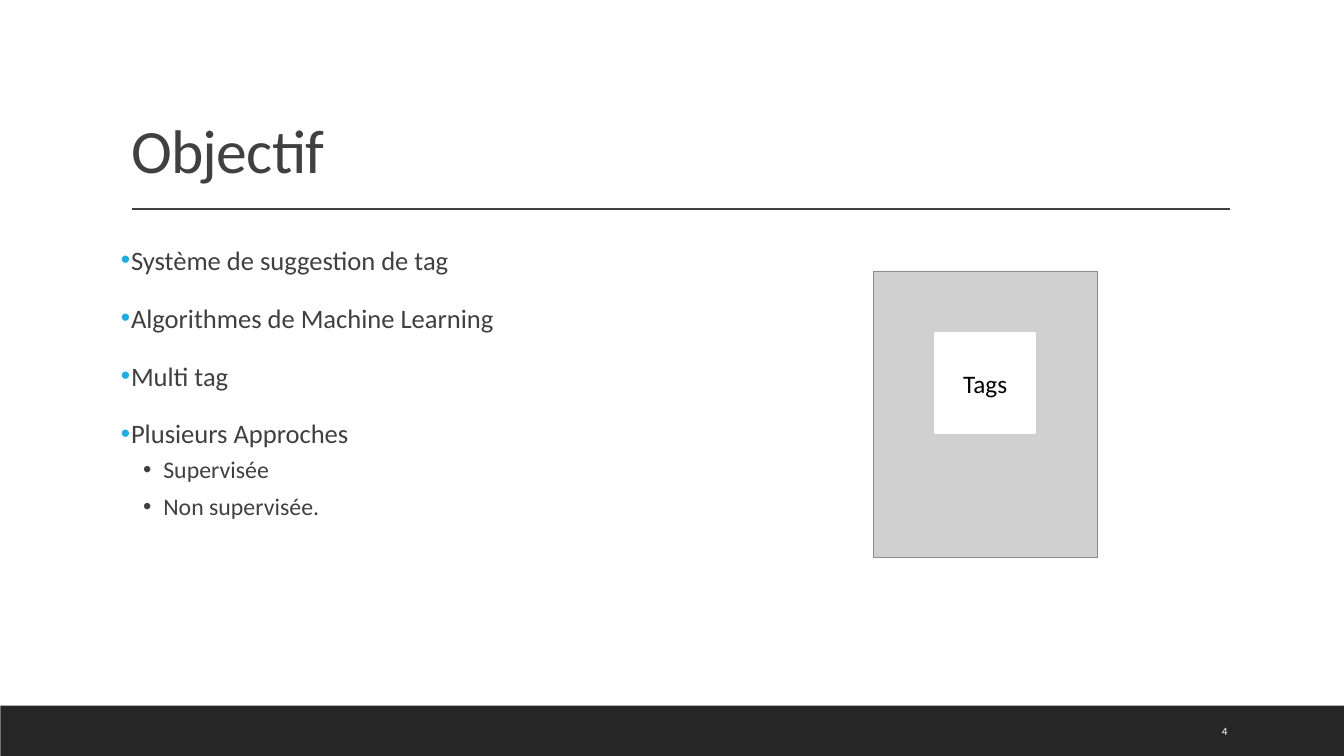
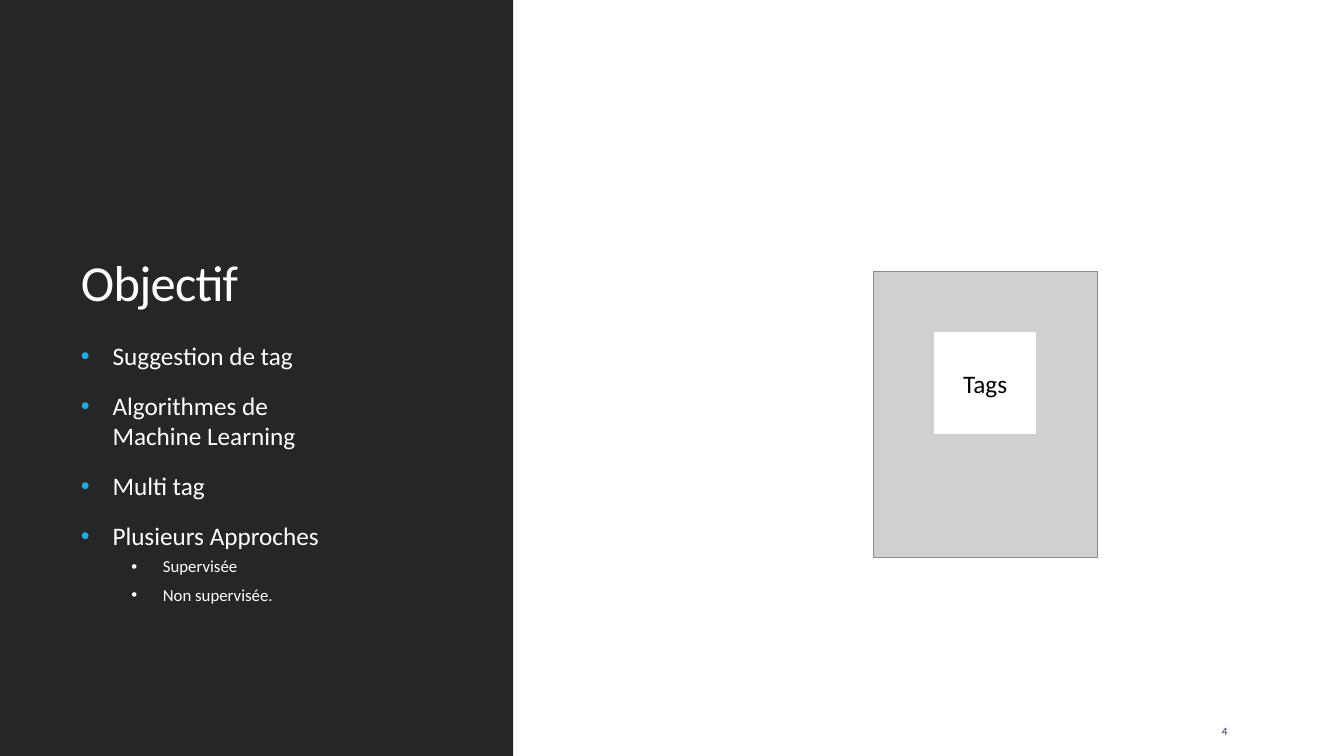
Before and after one commit to EricJacquesPro/TextCategorization, a slide deck: slide 4 of Présentation Projet 6 Data Scientist.pptx. Drawn at 1344x756 pixels with LibreOffice and Linux fonts; fonts in the diff are those of the drawing; grey boxes stand for pictures. Boxes give left, top, right and bottom in pixels: in the first picture for what was removed or moved away, otherwise in the second. Text is boxed around its words. In the diff, an @@ line names an element or a change of style, - is before the commit and + after.

```diff
--- a/Présentation Projet 6 Data Scientist.pptx
+++ b/Présentation Projet 6 Data Scientist.pptx
@@ rectangle added at <box>0,0,513,756</box>, fill #262626 @@
@@ title "Objectif": place and size @@
-title "Objectif" at <box>131,130,324,184</box>
+title "Objectif" at <box>81,266,238,310</box>
@@ title "Objectif" at <box>81,266,238,310</box>: size 44 to 36 pt, text colour #404040 to #FFFFFF @@
@@ line removed from (132, 210) to (1231, 210) @@
@@ text "Suggestion de tag": place and size @@
-text "Suggestion de tag" at <box>131,251,494,519</box>
+text "Suggestion de tag" at <box>113,347,319,604</box>
@@ text at <box>113,347,293,370</box>: text changed; size 19 to 18 pt; text colour #404040 to #FFFFFF @@
-• Système de suggestion de tag
+• Suggestion de tag
@@ text at <box>113,397,319,604</box>: size 19 to 18 pt in "Algorithmes de Machine Learning", "Multi tag", "Plusieurs Approches"; text colour #404040 to #FFFFFF in "Algorithmes de Machine Learning", "Multi tag", "Plusieurs Approches", "Supervisée" and 1 more places; size 17 to 12 pt in "Supervisée", "Non supervisée."; indent changed; line spacing 1.2 to 1 @@
@@ rectangle removed at <box>0,706,1344,756</box> @@
@@ page number at <box>1222,728,1228,735</box>: text colour #FFFFFF to #344068 @@
```
Also in this commit, not shown: 5 other slides changed.
